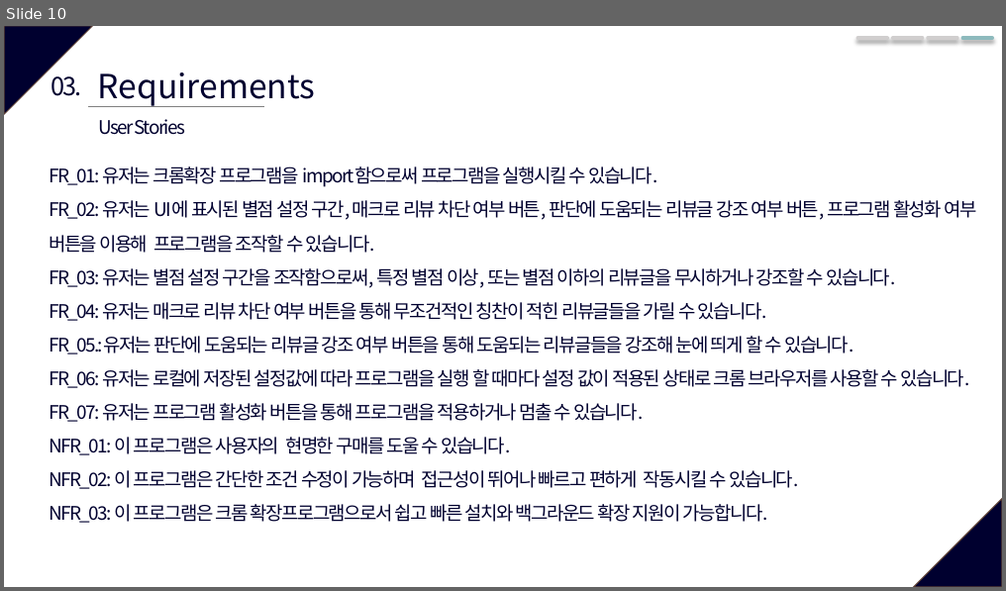
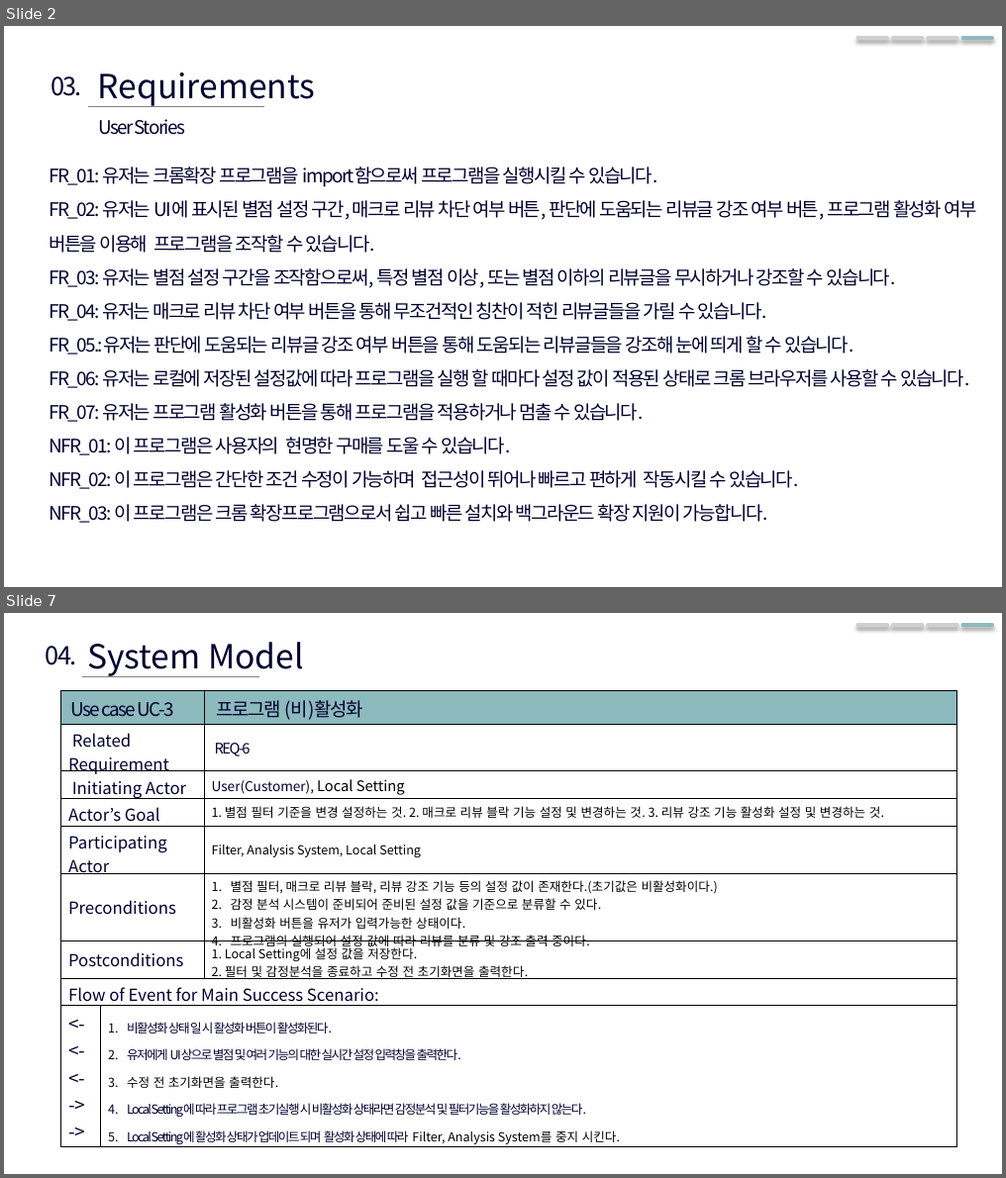
Before and after one commit to SWE-15-Team/Sentiment-Analysis-System, a slide deck: Checkpoint_1st.pptx. Shown one above the other, each under a label of ours: slide 10 before the commit, slides 2 and 7 after it; the slides between them are not shown. The pictures are 1006x591 and 1006x1178 pixels, drawn with LibreOffice and Linux fonts; fonts in the diff are those of the drawing. Boxes give left, top, right and bottom in pixels: in the first picture for what was removed or moved away, otherwise in the second. Text is boxed around its words. In the diff, an @@ line names an element or a change of style, - is before the commit and + after.

```diff
--- a/Checkpoint_1st.pptx
+++ b/Checkpoint_1st.pptx
@@ slide 7 added at box(4, 613, 1002, 1174), background #FFFFFF @@
@@ text added at box(87, 642, 304, 677), 32 pt, text #00002F @@
+System Model
@@ line added from (858, 625) to (887, 625), #D0CECE 3.5 pt @@
@@ line added from (893, 625) to (923, 625), #D0CECE 3.5 pt @@
@@ line added from (928, 625) to (957, 625), #D0CECE 3.5 pt @@
@@ line added from (963, 625) to (992, 625), #8DBABD 3.5 pt @@
@@ text added at box(46, 646, 77, 665), 24 pt, text #00002F @@
+04.
@@ table added at box(60, 691, 957, 1149), 9 rows, 3 columns @@
+Use case UC-3 |  | 프로그램 (비)활성화
+Related Requirement |  | REQ-6
+Initiating Actor |  | User(Customer), Local Setting
+Actor’s Goal |  | 1. 별점 필터 기준을 변경 설정하는 것. 2. 매크로 리뷰 블락 기능 설정 및 변경하는 것. 3. 리뷰 강조 기능 활성화 설정 및 변경하는 것.
+Participating Actor |  | Filter, Analysis System, Local Setting
+Preconditions |  | 별점 필터, 매크로 리뷰 블락, 리뷰 강조 기능 등의 설정 값이 존재한다.(초기값은 비활성화이다.) / 감정 분석 시스템이 준비되어 준비된 설정 값을 기준으로 분류할 수 있다. / 비활성화 버튼을 유저가 입력가능한 상태이다. / 프로그램의 실행되어 설정 값에 따라 리뷰를 분류 및 강조 출력 중이다.
+Postconditions |  | 1. Local Setting에 설정 값을 저장한다. / 2. 필터 및 감정분석을 종료하고 수정 전 초기화면을 출력한다.
+Flow of Event for Main Success Scenario: |  | 
+<- / <- / <- / -> / -> | 비활성화 상태 일 시 활성화 버튼이 활성화된다. / 유저에게 UI상으로 별점 및 여러 기능의 대한 실시간 설정 입력창을 출력한다. / 수정 전 초기화면을 출력한다. / Local Setting에 따라 프로그램 초기실행 시 비활성화 상태라면 감정분석 및 필터기능을 활성화하지 않는다. / Local Setting에 활성화 상태가 업데이트 되며 활성화 상태에 따라 Filter, Analysis System를 중지 시킨다. | 
@@ line added from (82, 676) to (259, 676), #808080 0.5 pt @@
@@ what was slide 10 is now slide 2 @@
@@ slide 2 changed as well @@
@@ triangle removed at box(4, 26, 92, 114) @@
@@ triangle removed at box(914, 499, 1002, 587) @@
```
Also in this commit, not shown: 5 other slides changed, 13 slides removed, 1 other file.
